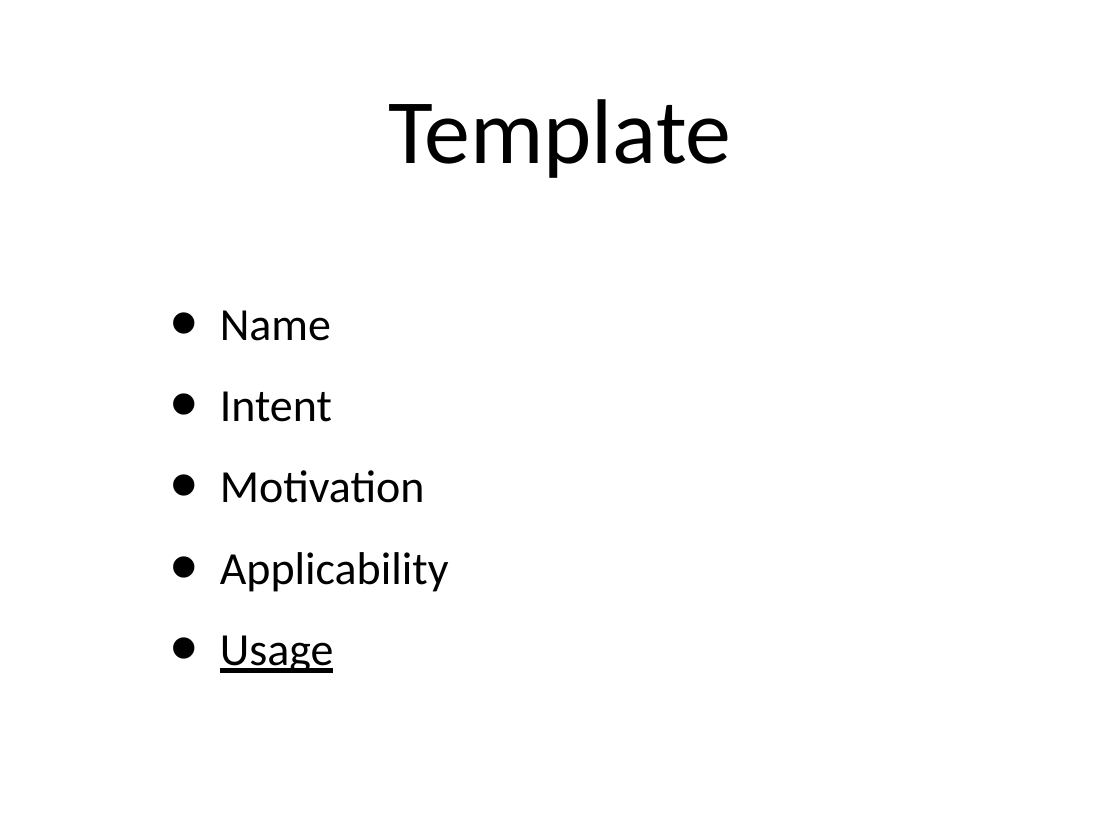
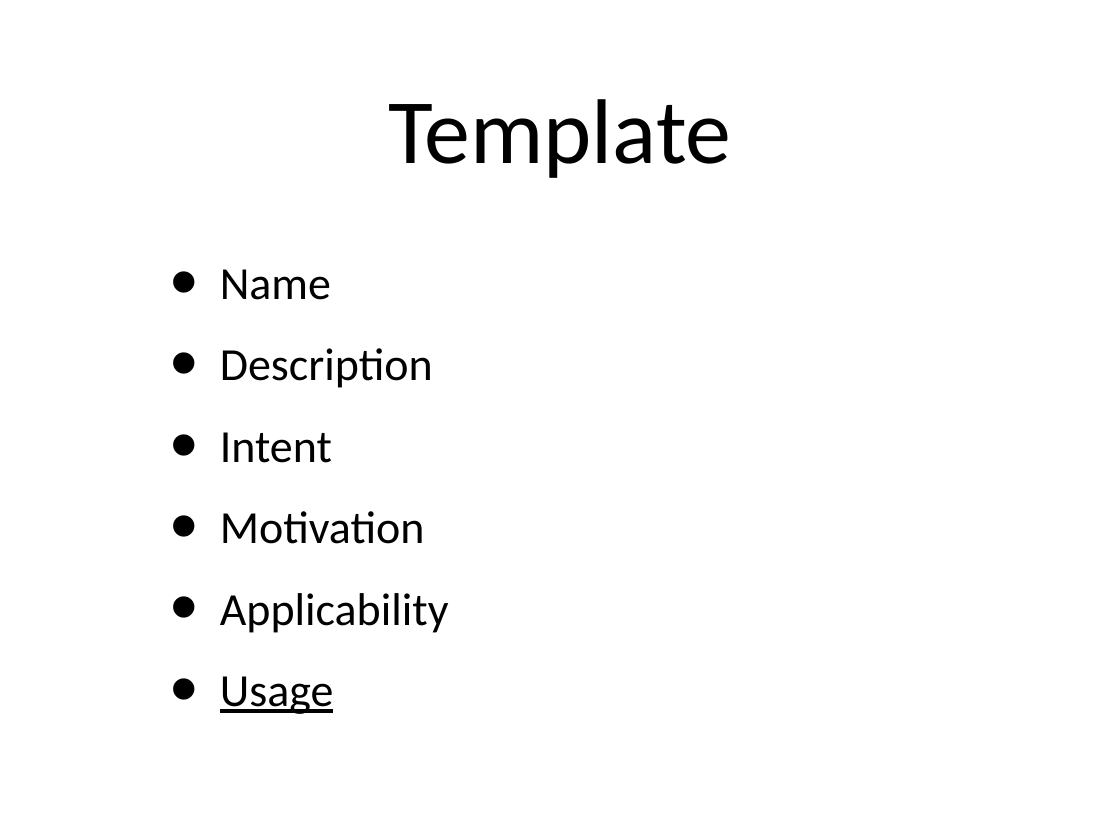
Before and after one commit to simpsonjulian/his-spa-materials, a slide deck: slide 22 of Presentation.odp (slide 20 before the commit). Drawn at 1120x840 pixels with LibreOffice and Linux fonts; fonts in the diff are those of the drawing. Boxes give left, top, right and bottom in pixels: in the first picture for what was removed or moved away, otherwise in the second. Text is boxed around its words. In the diff, an @@ line names an element or a change of style, - is before the commit and + after.

```diff
--- a/Presentation.odp
+++ b/Presentation.odp
@@ subtitle at (x1=220, y1=348, x2=433, y2=388): paragraph added @@
+  • Description
```
Also in this commit, not shown: 2 slides added, 1 other file.
